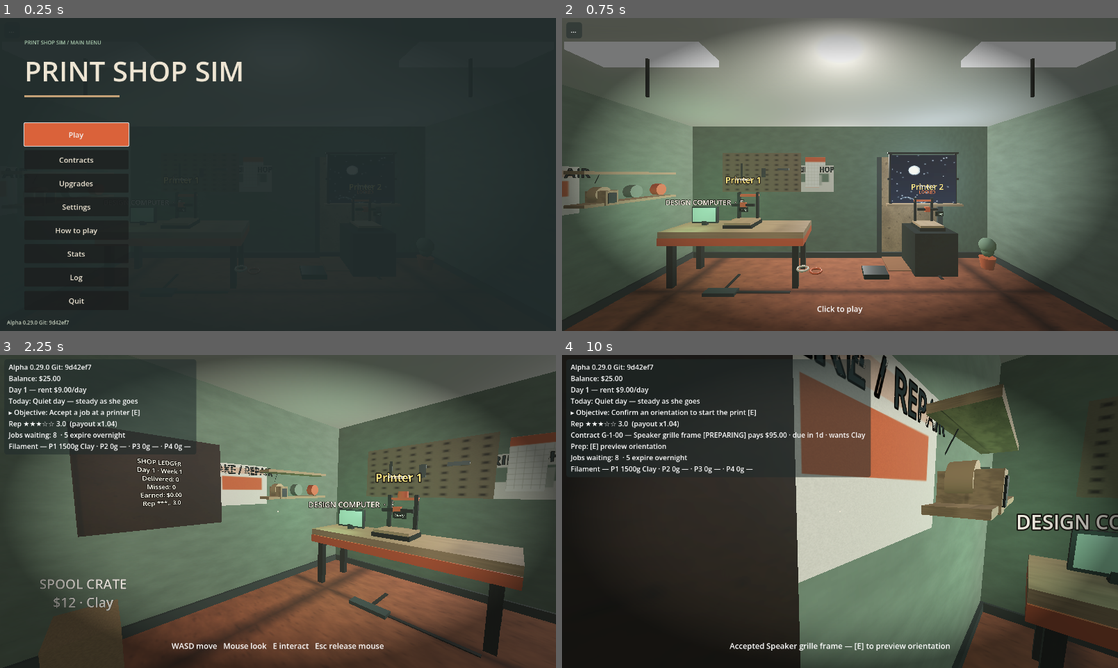
Above: before the commit, frames 1-4 (two rows, left to right).
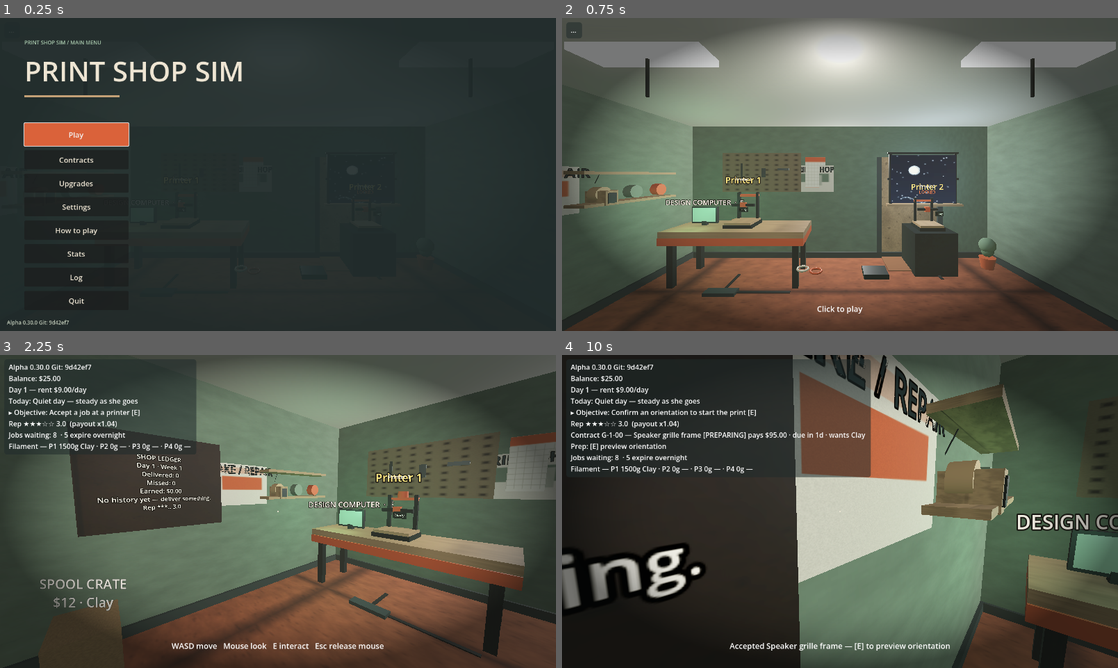
Above: after the commit, the same moments.

Repository: jiracipika/printshop-sim
Game: Godot game, scene res://scenes/Main.tscn
The game is run twice, just before and just after one commit, with the same random seed, the same clock (stepped at 60 frames per second) and the same inputs.
Inputs (mouse positions are in pixels of both pictures, inside the frame that each line leads up to):
- Up to frame 1 (0.25 s): no input
- Up to frame 2 (0.75 s): click "Play" at 0.5 s
- Up to frame 3 (2.25 s): tap Enter (ui_accept) at 1.25, 1.52, 2 s; move the mouse to (400, 495) at 1.27 s; hold D (move_right) 1.28-2.03 s; tap E (interact) at 1.35 s; click (400, 495) at 1.42 s; move the mouse to (250, 511) at 2.02 s; hold W (move_forward) from 2.03 s (still down); tap 1 at 2.1 s
- Up to frame 4 (10 s): tap Enter (ui_accept) at 2.27, 3.5, 3.77, 4.25, 4.52, 5, 5.27, 5.75, 6.77, 7.52, 8.27, 9.77 s; move the mouse to (851, 505) at 2.77 s; tap 2 at 2.85, 8.85 s; move the mouse to (834, 517) at 3.52 s; tap 3 at 3.6, 9.6 s; click (834, 517) at 3.67 s; move the mouse to (878, 514) at 4.27 s; tap 4 at 4.35 s; move the mouse to (795, 508) at 5.02 s; tap 5 at 5.1 s; move the mouse to (845, 511) at 5.77 s; tap 6 at 5.85 s; click (845, 511) at 5.92 s; move the mouse to (817, 505) at 6.52 s; release W (move_forward) at 6.53 s; hold D (move_right) 6.53-7.28 s; tap 7 at 6.6 s; move the mouse to (867, 511) at 7.27 s; hold W (move_forward) 7.28-9.53 s; tap E (interact) at 7.35 s; move the mouse to (812, 511) at 8.02 s; tap 1 at 8.1 s; click (812, 511) at 8.17 s; move the mouse to (851, 505) at 8.77 s; move the mouse to (834, 517) at 9.52 s; hold A (move_left) from 9.53 s (still down)

The runs differ from the first frame. In frame 1, less than 0.1% of the frame differs, in the area x 5-6%, y 97-98%; in frame 2, nothing differs; in frame 3, 1.0%; in frame 4, 2.8%, in the area x 0-26%, y 3-82%.

Commit message:
feat: customer voices & shop history — job-card notes, chalkboard sparkline (v0.30.0)
~45% of generated orders carry a deterministic handwritten note (new last
generator draw; pinned fields untouched); two fixture notes; cards render
the quote; notes ride summaries + board payloads (old saves restore bare)
and never affect gameplay. The chalkboard draws a 7-day earnings
sparkline in unicode blocks scaled to the best day; daily_earned +
day_earned_today persist with validators; rollover banks the day's take.

Tests: 18 new checks in v030_test; all 43 suites + playtest bot + pytest
green.

Diff:
--- a/scripts/Contract.gd
+++ b/scripts/Contract.gd
@@ -62,6 +62,9 @@
 ## payout_cents and material_cost_cents stay PER COPY; the whole order pays
 ## out once, when the last copy is packed. Fixture jobs stay single-part.
 @export var parts_total: int = 1
+## Customer voice (v0.30.0): a short handwritten request on the order
+## card. Flavor only — never affects grading or payouts. "" = no note.
+@export var note: String = ""
 ## Copies packed so far (packed parts stack on the packing table).
 @export var parts_packed: int = 0
 ## Per-copy delivery grades recorded at pack time, in pack order. The order
@@ -207,6 +210,7 @@
 	planter.color = "Clay"
 	planter.layers = 210
 	planter.deadline_days = 2
+	planter.note = "The cuttings are ready — don't keep them waiting."
 	jobs.append(planter)
 
 	var clips := new()
@@ -273,6 +277,7 @@
 	bike.color = "Honey"
 	bike.layers = 440
 	bike.deadline_days = 6
+	bike.note = "Track day on the 14th — we're counting on it."
 	jobs.append(bike)
 
 	var ramen := new()
@@ -334,6 +339,22 @@
 ]
 const GEN_BASE_PAYOUT: Array[int] = [4200, 6400, 8750, 9800, 9000]
 
+## Handwritten client notes (v0.30.0) — flavor only.
+const GEN_NOTES: Array[String] = [
+	"Make it sturdy — it gets dropped.",
+	"Needed for a market stall this weekend.",
+	"My old one finally snapped in half.",
+	"The dog ate the last one. Long story.",
+	"Color matters more than you'd think.",
+	"It's a gift — no logos, please.",
+	"Our last supplier ghosted us.",
+	"Second order this month — you're reliable.",
+	"Boss's orders. Don't ask.",
+	"If it rattles, we send it back.",
+	"The kids will destroy this. Fair warning.",
+	"Lighter is better — it travels.",
+]
+
 
 ## Deterministic contract for shop `day`, board slot `index`. Same inputs ->
 ## same contract, forever. `day >= 1` also bumps difficulty odds slightly so
@@ -389,4 +410,8 @@
 	# never move. payout_cents stays per copy; the order pays parts_total x.
 	if rng.randf() < 0.25:
 		c.parts_total = 3 if rng.randf() < 0.4 else 2
+	# Customer voice (v0.30.0): some clients add a handwritten note. This is
+	# the new last draw — everything pinned above keeps its value.
+	if rng.randf() < 0.45:
+		c.note = GEN_NOTES[rng.randi_range(0, GEN_NOTES.size() - 1)]
 	return c
--- a/scripts/JobBoard.gd
+++ b/scripts/JobBoard.gd
@@ -165,6 +165,7 @@
 			"color": c.color,
 			"competing": c.competing,
 			"parts_total": c.parts_total,
+			"note": c.note,
 		})
 	return out
 
@@ -192,6 +193,7 @@
 			"offered_day": c.offered_day,
 			"color": c.color,
 			"parts_total": c.parts_total,
+			"note": c.note,
 		})
 	return {"day": _gen_day, "cycle": _fixture_cycle, "jobs": jobs}
 
@@ -263,6 +265,12 @@
 		parts = int(d["parts_total"])
 		if parts < 1 or parts > 3:
 			return null
+	# notes arrived with v0.30.0 — older saves omit it (optional, plain str).
+	var note := ""
+	if d.has("note"):
+		if not (d["note"] is String):
+			return null
+		note = d["note"]
 	var flags: Array[String] = []
 	for f in d["risk_flags"]:
 		if not (f is String) or not (f as String in Contract.VALID_RISK_FLAGS):
@@ -283,6 +291,7 @@
 	c.offered_day = int(d["offered_day"])
 	c.color = d["color"]
 	c.parts_total = parts
+	c.note = note
 	c.state = Contract.State.OFFERED
 	return c
 
--- a/scripts/Main.gd
+++ b/scripts/Main.gd
@@ -181,6 +181,11 @@
 var _season_energy := 1.2
 ## Last five delivery grades, oldest first (v0.23.0) — feeds Perfectionist.
 var recent_grades: Array[String] = []
+## Daily earnings history (v0.30.0): the last 7 days' take, plus the running
+## total for the day in progress; both persist. The chalkboard renders a
+## sparkline from the history.
+var daily_earned: Array[int] = []
+var day_earned_today: int = 0
 ## False until _ready finishes: boot-time station marks happen before the
 ## save loads, and saving there would clobber the player's file.
 var _boot_ready := false
@@ -624,6 +629,14 @@
 		for g in payload.recent_grades:
 			if g is String and g in ["A", "B", "C", "D", "F"]:
 				recent_grades.append(g)
+	if payload.has("daily_earned") and typeof(payload.daily_earned) == TYPE_ARRAY:
+		daily_earned.clear()
+		for v in payload.daily_earned:
+			daily_earned.append(maxi(int(v), 0))
+		if daily_earned.size() > 7:
+			daily_earned = daily_earned.slice(daily_earned.size() - 7)
+	if payload.has("day_earned_today"):
+		day_earned_today = maxi(int(payload.day_earned_today), 0)
 	# Silently adopt anything already earned at load time (a persisted set
 	# can lag the save — the check only runs while the HUD renders): a boot
 	# must never toast old news.
@@ -684,6 +697,8 @@
 			"achv_toasted": _achv_toasted,
 			"stations_heard": _stations_heard,
 			"recent_grades": recent_grades,
+			"daily_earned": daily_earned,
+			"day_earned_today": day_earned_today,
 		})
 	var ok: bool = load("res://scripts/BrowserSave.gd").save_payload(payload)
 	save_status_line = "%s at %s" % ["saved ok" if ok else "save FAILED",
@@ -3082,6 +3097,7 @@
 		_rep_event(0.2)
 	stats.delivered += 1
 	stats.earned_cents += payout
+	day_earned_today += payout
 	_guide("delivered")
 	if reputation >= 4.0:
 		_guide("stars")
@@ -3361,6 +3377,12 @@
 		Events.tier_max_difficulty(tier), Events.tier_rush_mult(tier))
 	_refresh_event()
 	_morning_bell()
+	# Shop history (v0.30.0): bank yesterday's take onto the chalkboard
+	# sparkline, newest last, keep a week.
+	daily_earned.append(day_earned_today)
+	if daily_earned.size() > 7:
+		daily_earned = daily_earned.slice(daily_earned.size() - 7)
+	day_earned_today = 0
 	var missed_note := ""
 	if not expired.is_empty():
 		stats.missed += expired.size()
@@ -3800,6 +3822,23 @@
 	_check_milestone_toasts()
 	_update_chalkboard()
 
+## Chalkboard sparkline (v0.30.0): one block glyph per stored day, scaled
+## against the best day; quiet days stay dots.
+func _earnings_sparkline() -> String:
+	if daily_earned.is_empty():
+		return "No history yet — deliver something."
+	var top := 1
+	for v in daily_earned:
+		top = maxi(top, int(v))
+	const RAMP := "▁▂▃▄▅▆▇█"
+	var out := "Last days: "
+	for v in daily_earned:
+		if int(v) <= 0:
+			out += "·"
+		else:
+			out += RAMP[clampi(int(float(v) / float(top) * 7.0), 0, 7)]
+	return out
+
 func _update_chalkboard() -> void:
 	if _chalk_label == null:
 		return
@@ -3809,10 +3848,11 @@
 	var week := int((day_cycle.day - 1) / 7.0) + 1
 	var icon := _season_icon(str(season.get("id", "calm")))
 	var week_line := "Week %d %s" % [week, icon] if icon != "" else "Week %d" % week
-	var text := "SHOP LEDGER\nDay %d · %s\nDelivered: %d\nMissed: %d\nEarned: $%s\nRep %s %.1f" % [
+	var text := "SHOP LEDGER\nDay %d · %s\nDelivered: %d\nMissed: %d\nEarned: $%s\n%s\nRep %s %.1f" % [
 		day_cycle.day, week_line,
 		int(stats.delivered), int(stats.missed),
 		_cents_str(int(stats.earned_cents)),
+		_earnings_sparkline(),
 		stars, reputation]
 	if text != _chalk_cache:
 		_chalk_cache = text
--- a/scripts/MainMenu.gd
+++ b/scripts/MainMenu.gd
@@ -1058,6 +1058,17 @@
 		comp_tag.add_theme_color_override("font_color", COLOR_TERRA)
 		comp_tag.add_theme_font_size_override("font_size", 12)
 		meta.add_child(comp_tag)
+	# Customer voice (v0.30.0): the client's handwritten note, if any.
+	var note_text := str(s.get("note", ""))
+	if note_text != "":
+		var note := Label.new()
+		note.name = "NoteTag"
+		note.text = "\u201C%s\u201D" % note_text
+		note.add_theme_color_override("font_color", COLOR_MUTED)
+		note.add_theme_font_size_override("font_size", 13)
+		note.autowrap_mode = TextServer.AUTOWRAP_WORD_SMART
+		note.custom_minimum_size = Vector2(0, 0)
+		v.add_child(note)
 	# Multi-part orders (v0.18.0): the payout shown is per copy.
 	if int(s.get("parts_total", 1)) > 1:
 		var parts_tag := Label.new()
--- a/scripts/SaveSystem.gd
+++ b/scripts/SaveSystem.gd
@@ -112,6 +112,10 @@
 		return {}
 	if not _recent_grades_valid(p):
 		return {}
+	if not _daily_earned_valid(p):
+		return {}
+	if not _day_earned_valid(p):
+		return {}
 
 	var out: Dictionary = p.duplicate(true)
 	out["version"] = int(p["version"])
@@ -184,6 +188,37 @@
 	return true
 
 
+## Optional "daily_earned" key (v0.30.0): absent = fine; present must be an
+## array of at most 7 non-negative whole ints.
+static func _daily_earned_valid(p: Dictionary) -> bool:
+	if not p.has("daily_earned"):
+		return true
+	if typeof(p["daily_earned"]) != TYPE_ARRAY:
+		return false
+	if p["daily_earned"].size() > 7:
+		return false
+	for v in p["daily_earned"]:
+		var t := typeof(v)
+		if t != TYPE_INT and t != TYPE_FLOAT:
+			return false
+		var f := float(v)
+		if f != floorf(f) or f < 0.0:
+			return false
+	return true
+
+
+## Optional "day_earned_today" key (v0.30.0): absent = fine; present must be
+## a non-negative whole int.
+static func _day_earned_valid(p: Dictionary) -> bool:
+	if not p.has("day_earned_today"):
+		return true
+	var t := typeof(p["day_earned_today"])
+	if t != TYPE_INT and t != TYPE_FLOAT:
+		return false
+	var f := float(p["day_earned_today"])
+	return f == floorf(f) and f >= 0.0
+
+
 ## Optional "recent_grades" key (v0.23.0): absent = fine; present must be an
 ## array of at most 5 grade letters.
 static func _recent_grades_valid(p: Dictionary) -> bool:
--- a/scripts/Version.gd
+++ b/scripts/Version.gd
@@ -2,7 +2,7 @@
 
 # Autoload: build/version identification so we always know what's deployed.
 
-const VERSION := "0.29.0"
+const VERSION := "0.30.0"
 const GIT_SHA := "9d42ef7"  # stamped by tools/build_web.sh at export time
 
 func label() -> String:
--- /dev/null
+++ b/tests/v030_test.gd
@@ -0,0 +1,160 @@
+extends SceneTree
+
+## v0.30.0 — "Customer voices & shop history": flavor notes on job cards,
+## a 7-day earnings sparkline on the chalkboard. Run:
+## timeout 180 godot --headless --path . -s tests/v030_test.gd
+
+var checks := 0
+var failures := 0
+
+
+func _ok(cond: bool, label: String) -> void:
+	checks += 1
+	if cond:
+		print("ok %d: %s" % [checks, label])
+	else:
+		failures += 1
+		printerr("FAIL %d: %s" % [checks, label])
+
+
+func _init() -> void:
+	root.ready.connect(_run)
+
+
+func _run() -> void:
+	BrowserSave.clear()
+	_test_notes()
+	await _test_history()
+	BrowserSave.clear()
+	print("---")
+	print("checks=%d failures=%d" % [checks, failures])
+	quit(1 if failures > 0 else 0)
+
+
+func _test_notes() -> void:
+	# Determinism: every pinned field is unchanged, notes are the last draw.
+	var a := Contract.generate(5, 3)
+	var b := Contract.generate(5, 3)
+	_ok(a.note == b.note and a.payout_cents == b.payout_cents
+		and a.parts_total == b.parts_total and a.model_name == b.model_name,
+		"generation stays fully deterministic")
+	var notes_valid := true
+	var with_note := 0
+	for day in range(1, 13):
+		for slot in range(0, 6):
+			var c := Contract.generate(day, slot)
+			if c.note != "" and not Contract.GEN_NOTES.has(c.note):
+				notes_valid = false
+			if c.note != "":
+				with_note += 1
+	_ok(notes_valid, "generated notes come from the flavor table")
+	_ok(with_note >= 15 and with_note <= 60,
+		"~45 pct of generated jobs carry a note (%d/72)" % with_note)
+	# Fixtures: two hand-written notes.
+	var fixtures := Contract.make_fixture_jobs()
+	var fixture_notes := 0
+	for c in fixtures:
+		if c.note != "":
+			fixture_notes += 1
+	_ok(fixture_notes == 2, "two fixture jobs carry hand-written notes")
+	# Notes ride summaries, persistence, and old saves restore bare.
+	var board = load("res://scripts/JobBoard.gd").new()
+	board.generation_enabled = true
+	board.rotate_day(4, false)
+	var carried := false
+	for sm in board.available_summaries():
+		if str(sm.get("note", "")) != "":
+			carried = true
+	_ok(carried, "board summaries carry the note")
+	var snap: Dictionary = board.snapshot_payload()
+	var round_trip: Dictionary = JSON.parse_string(JSON.stringify(snap))
+	var board2 = load("res://scripts/JobBoard.gd").new()
+	board2.generation_enabled = true
+	_ok(board2.restore_payload(round_trip), "notes survive the JSON round-trip")
+	var match_notes := true
+	for i in range(board._queue.size()):
+		if str(board._queue[i].note) != str(board2._queue[i].note):
+			match_notes = false
+	_ok(match_notes, "restored notes match the dealt board")
+	var bare: Dictionary = snap.jobs[0].duplicate()
+	bare.erase("note")
+	var board3 = load("res://scripts/JobBoard.gd").new()
+	board3.generation_enabled = true
+	_ok(board3.restore_payload({"day": snap.day, "cycle": snap.cycle, "jobs": [bare]})
+		and str(board3._queue[0].note) == "",
+		"pre-v0.30 payloads restore with no note")
+
+	# The card renders the note in quotes.
+	var packed: PackedScene = load("res://scenes/Main.tscn")
+	var main = packed.instantiate()
+	root.add_child(main)
+	await physics_frame
+	await physics_frame
+	main.job_board._queue.clear()
+	main.job_board._queue.append(board._queue[0].duplicate())
+	main._on_menu_contracts()
+	await physics_frame
+	var note_label: Label = main.main_menu._contracts_panel.find_child(
+		"NoteTag", true, false)
+	_ok(note_label != null
+		and str(note_label.text).contains(str(board._queue[0].note)),
+		"the card shows the client's note in quotes")
+	main.queue_free()
+	await physics_frame
+
+
+func _test_history() -> void:
+	var packed: PackedScene = load("res://scenes/Main.tscn")
+	var main = packed.instantiate()
+	root.add_child(main)
+	await physics_frame
+	await physics_frame
+
+	# Rollover banks the day's take and resets it.
+	main.day_earned_today = 1230
+	main._on_day_changed(main.day_cycle.day + 1)
+	_ok(main.daily_earned == [1230] and main.day_earned_today == 0,
+		"rollover banks the day's earnings")
+	# Eight days caps the window at 7.
+	for i in range(8):
+		main.day_earned_today = 100 * (i + 1)
+		main._on_day_changed(main.day_cycle.day + 1)
+	_ok(main.daily_earned.size() == 7 and int(main.daily_earned[0]) == 200,
+		"history keeps the last 7 days (first is %d)" % int(main.daily_earned[0]))
+	# The sparkline renders on the chalkboard.
+	main._update_chalkboard()
+	_ok(main._chalk_label.text.contains("Last days: ")
+		and main._chalk_label.text.contains("█"),
+		"the chalkboard draws the sparkline")
+	_ok(not main._chalk_label.text.contains("No history yet"),
+		"populated history replaces the placeholder")
+	# Persistence round-trip.
+	main._save_game()
+	var saved: Dictionary = load("res://scripts/BrowserSave.gd").load_payload()
+	_ok(saved.get("daily_earned", []).size() == 7
+		and int(saved.get("day_earned_today", -1)) == 0,
+		"history persists in the save")
+	main.queue_free()
+	await physics_frame
+	var main2 = packed.instantiate()
+	root.add_child(main2)
+	await physics_frame
+	_ok(main2.daily_earned.size() == 7,
+		"history survives the reload")
+	main2._update_chalkboard()
+	_ok(main2._chalk_label.text.contains("Last days: "),
+		"the reloaded chalkboard still draws the sparkline")
+	main2.queue_free()
+	await physics_frame
+
+	# Validator: junk is rejected outright.
+	var bad := {"version": 9, "balance_cents": 0, "ledger": {"balance_cents": 0,
+		"transactions": [], "paid_contract_ids": [], "next_seq": 1},
+		"paid_ids": [], "daily_earned": [1, -5]}
+	_ok(load("res://scripts/SaveSystem.gd").validate(bad).is_empty(),
+		"validator rejects a negative history entry")
+	var bad2 := {"version": 9, "balance_cents": 0, "ledger": {"balance_cents": 0,
+		"transactions": [], "paid_contract_ids": [], "next_seq": 1},
+		"paid_ids": [], "day_earned_today": 1.5}
+	_ok(load("res://scripts/SaveSystem.gd").validate(bad2).is_empty(),
+		"validator rejects a fractional daily total")
Not shown, changed: docs/HANDOFF.md
Not shown, changed: docs/ROADMAP.md
